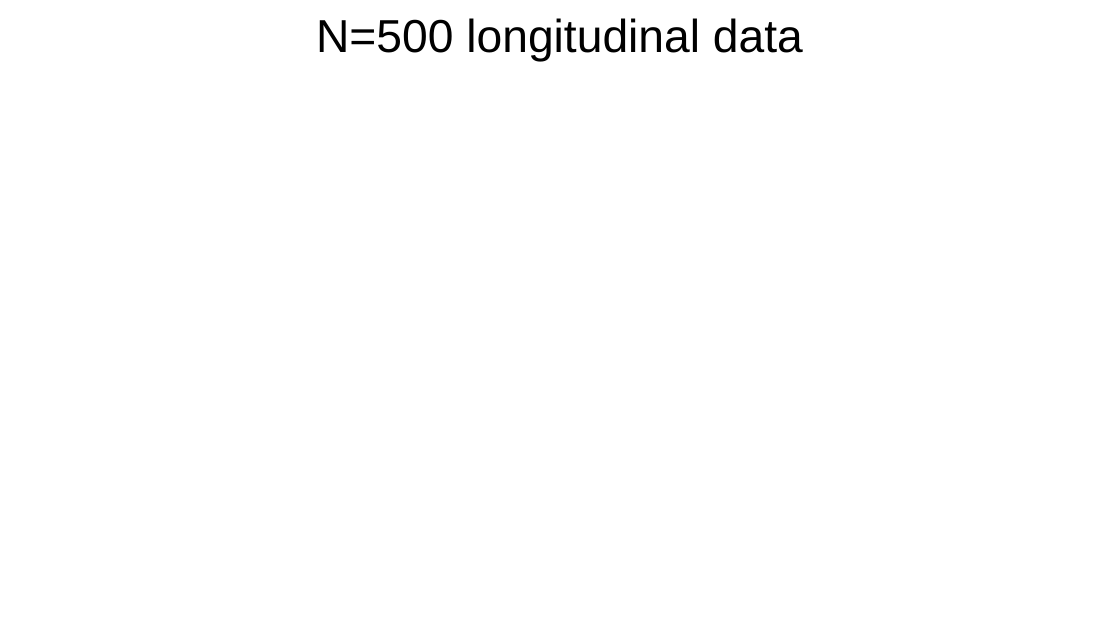
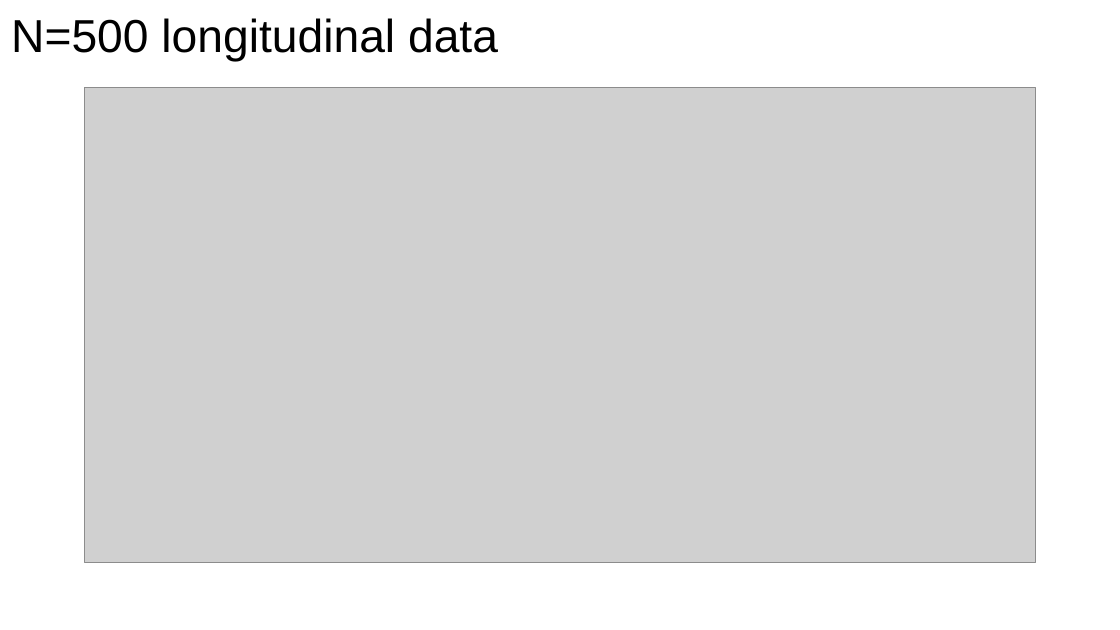
Before and after one commit to langcog/standard-model-2, a slide deck: slide 24 of outputs/slides/standard_model_pptx.pptx (slide 21 before the commit). Drawn at 1120x630 pixels with LibreOffice and Linux fonts; fonts in the diff are those of the drawing; grey boxes stand for pictures. Boxes give left, top, right and bottom in pixels: in the first picture for what was removed or moved away, otherwise in the second. Text is boxed around its words. In the diff, an @@ line names an element or a change of style, - is before the commit and + after.

```diff
--- a/outputs/slides/standard_model_pptx.pptx
+++ b/outputs/slides/standard_model_pptx.pptx
@@ title "N=500 longitudinal data" at (x1=11, y1=18, x2=498, y2=61): alignment centre to left @@
@@ picture added at (x1=85, y1=87, x2=1036, y2=562) @@
```
Also in this commit, not shown: 29 other slides changed, 24 slides added, 11 slides removed, 3 other files.
